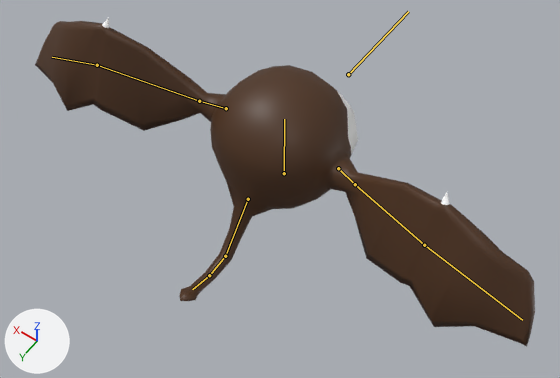
A saved change to the FBX model HDB/Content/Asset/Monster/Fly/MonsterFly.fbx.
The view is the same before and after, from a 50 mm camera at (-0.753, 1.045, 1.503) aimed at (-0.066, 0.083, -0.01). Every picture has the same lights, and +X, +Y and +Z are marked at lower left. The older version comes first. Both versions are drawn at frame 15 of the action 'Armature|02Attack01'; the numbers are the values there. The bones that bend it are drawn over the model as lines.

Names of what the first picture shows: 'Fly'.
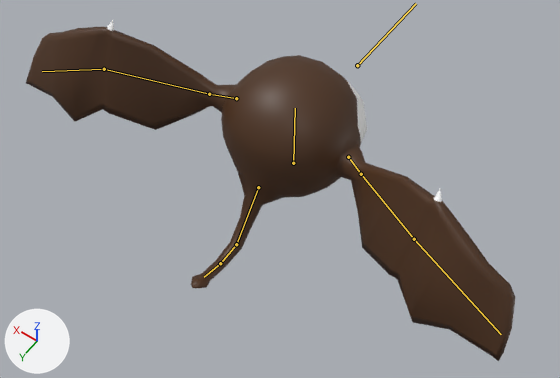
The change, as JSON lines over the scene's bpy script:
```json
{"block": "bone_center", "where": "bone_center = bpy.data.objects['Armature'].pose.bones['Center']"}
{"op": "set", "path": "bone_center.location", "old": "(0.0, 0.03, 0.0)", "new": "(0.0, 0.075, 0.0)"}
{"block": "bone_wingconnect_l", "where": "bone_wingconnect_l = bpy.data.objects['Armature'].pose.bones['WingConnect.L']  # child of 'Body'"}
{"op": "set", "path": "bone_wingconnect_l.rotation_quaternion", "old": "(0.999, -0.051, 0.01, 0.003)", "new": "(0.992, -0.128, 0.024, 0.008)", "note": "degrees (-6, 1, 0) -> degrees (-15, 3, 1)"}
{"block": "bone_wing_002_l", "where": "bone_wing_002_l = bpy.data.objects['Armature'].pose.bones['Wing.002.L']  # child of 'Wing.001.L'"}
{"op": "set", "path": "bone_wing_002_l.rotation_quaternion", "old": "(0.999, -0.026, -0.023, 0.007)", "new": "(0.996, -0.066, -0.057, 0.018)", "note": "degrees (-3, -3, 1) -> degrees (-8, -6, 2)"}
{"block": "bone_wingconnect_r", "where": "bone_wingconnect_r = bpy.data.objects['Armature'].pose.bones['WingConnect.R']  # child of 'Body'"}
{"op": "set", "path": "bone_wingconnect_r.rotation_quaternion", "old": "(0.999, -0.051, -0.01, -0.003)", "new": "(0.992, -0.128, -0.024, -0.008)", "note": "degrees (-6, -1, 0) -> degrees (-15, -3, -1)"}
{"block": "bone_wing_002_r", "where": "bone_wing_002_r = bpy.data.objects['Armature'].pose.bones['Wing.002.R']  # child of 'Wing.001.R'"}
{"op": "set", "path": "bone_wing_002_r.rotation_quaternion", "old": "(0.999, -0.026, 0.023, -0.007)", "new": "(0.996, -0.066, 0.057, -0.018)", "note": "degrees (-3, 3, -1) -> degrees (-8, 6, -2)"}
```

Location of each change, [x1, y1, x2, y2] in pixels of the pictures (560 x 378 px):
```json
{"object": "Fly", "change": "posed", "before": [35, 17, 535, 346], "after": [26, 20, 515, 361]}
{"bone": "Center", "before": "(348, 74) to (408, 11)", "after": "(357, 65) to (416, 3)"}
{"bone": "WingConnect.L", "before": "(226, 108) to (199, 101)", "after": "(236, 98) to (209, 94)"}
{"bone": "Wing.002.L", "before": "(97, 65) to (52, 57)", "after": "(104, 69) to (42, 71)"}
{"bone": "WingConnect.R", "before": "(338, 168) to (355, 184)", "after": "(348, 157) to (361, 174)"}
{"bone": "Wing.002.R", "before": "(424, 245) to (522, 320)", "after": "(414, 239) to (501, 334)"}
```
